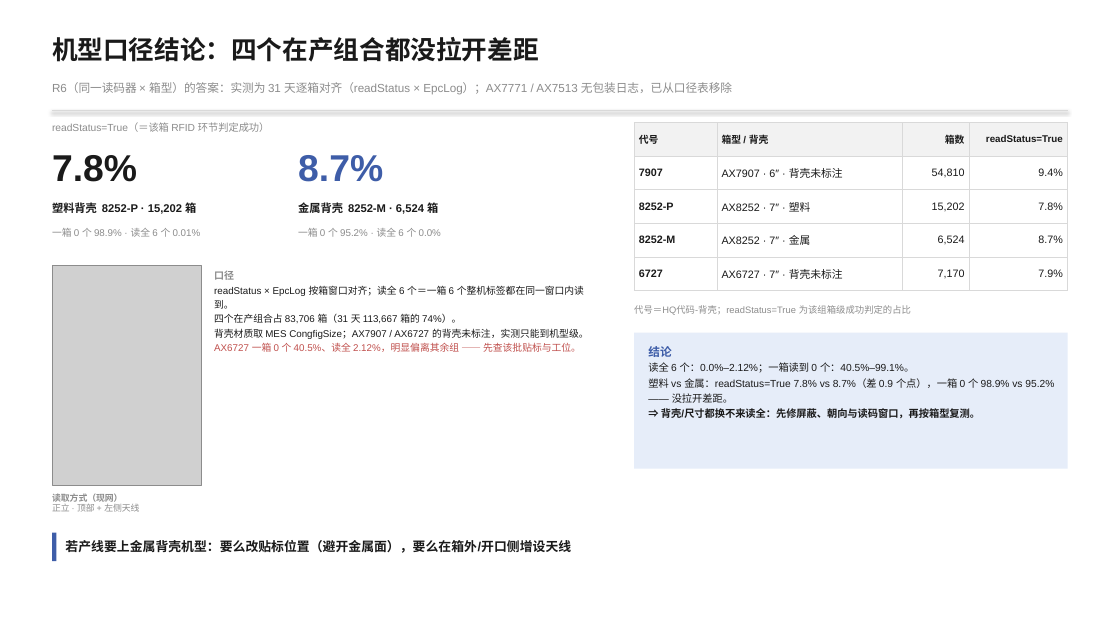
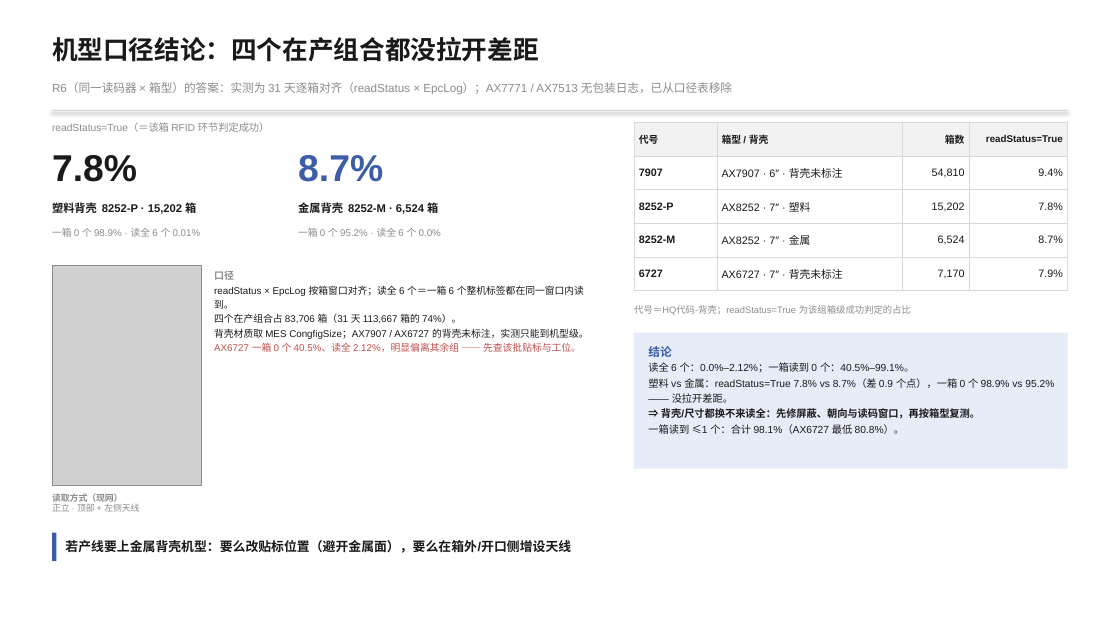
Before and after one commit to iypeep/test_1, a slide deck: slide 5 of RFID读取评估_2026-10-21/09_报告/RFID读取能力评估_2026-10-23.pptx. Drawn at 1120x630 pixels with LibreOffice and Linux fonts; fonts in the diff are those of the drawing; grey boxes stand for pictures. Boxes give left, top, right and bottom in pixels: in the first picture for what was removed or moved away, otherwise in the second. Text is boxed around its words. In the diff, an @@ line names an element or a change of style, - is before the commit and + after.

Commit message:
feat(rfid): 补逐箱「读到几个」累计分布 —— P4 加 ≤5/≤4/≤3/≤2/≤1 五列 + P5 补合计 ≤1
- readout_dist.py：同一批 rfidboxes2 × epctags 按箱窗口去重，输出 0..6 分布与累计
  → 03_数据/model_readout_dist_20260922_20261022.csv
- 合计 83,706 箱：≤1 98.13% / ≤2 99.22% / ≤3 99.39% / ≤4 99.64% / ≤5 99.82% / 读全 6 个 0.18%
- AX6727 例外：≤1 80.75%、读全 2.12%（仍按异常记录）
- make_p4_dist.py：P4 表重建为 12 列（含合计行），脚注写清累计口径；P5 结论补一行 ≤1
- 报告 §8 增分布表；deck/pdf 过 _purify_any

```diff
--- a/RFID读取评估_2026-10-21/09_报告/RFID读取能力评估_2026-10-23.pptx
+++ b/RFID读取评估_2026-10-21/09_报告/RFID读取能力评估_2026-10-23.pptx
@@ text at [648,424,904,434]: paragraph added @@
+一箱读到 ≤1 个：合计 98.1%（AX6727 最低 80.8%）。
```
Also in this commit, not shown: 1 other slide changed, 8 other files.
